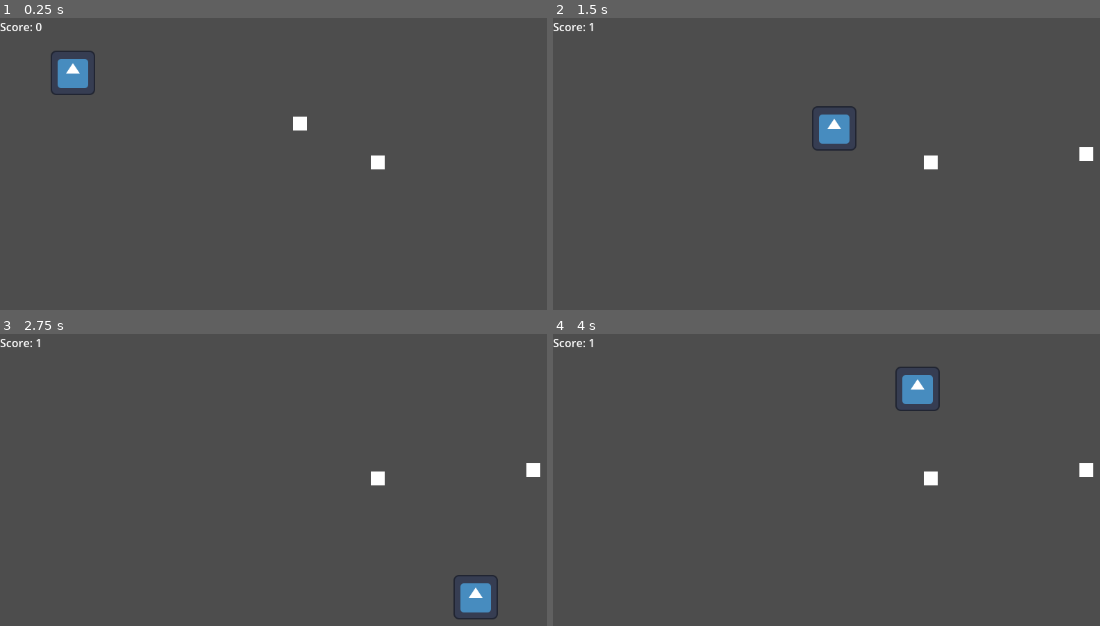
Above: before the commit, frames 1-4 (two rows, left to right).
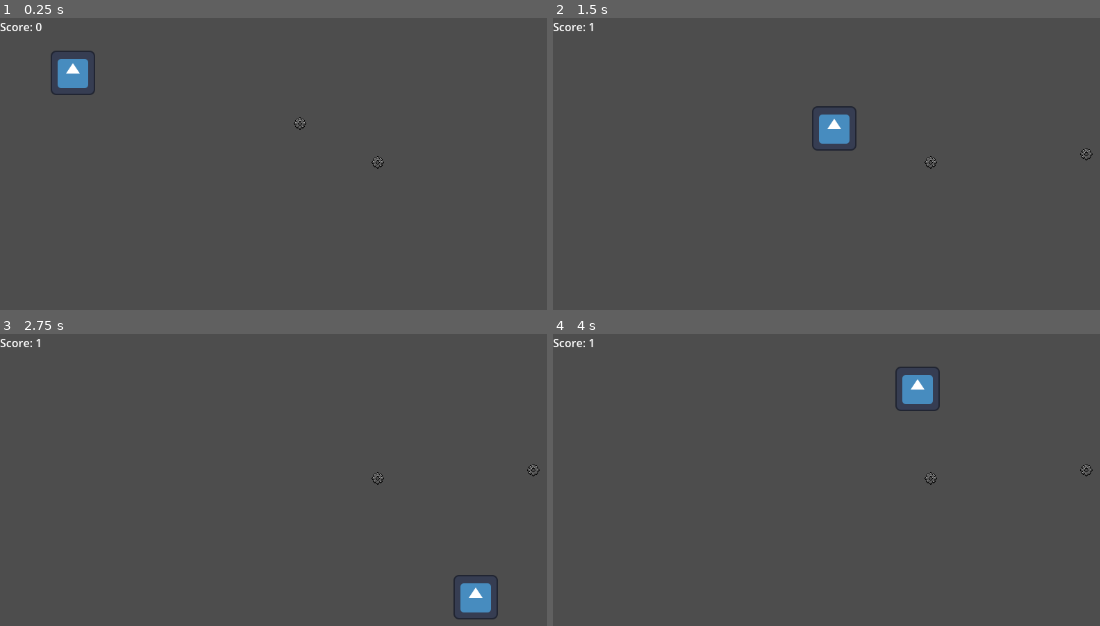
Above: after the commit, the same moments.

Repository: DoveDebug/go-vs-dot
Game: Godot game, scene res://scenes/main.tscn
Same seed, same stepped clock (60 frames per second), same inputs: the game is played once before the commit and once after it. The engine's default icon, where the game draws it, is replaced by a stand-in: a white triangle on a blue panel in a dark square.
Inputs:
- Up to frame 1 (0.25 s): no input
- Up to frame 2 (1.5 s): tap Enter at 0.5 s; hold D (move_right) 0.53-1.28 s; hold S (move_down) from 1.28 s (still down)
- Up to frame 3 (2.75 s): release S (move_down) at 2.03 s; hold D (move_right) from 2.03 s (still down)
- Up to frame 4 (4 s): release D (move_right) at 2.78 s; hold W (move_up) 2.78-3.53 s; hold A (move_left) from 3.53 s (still down)

The runs differ from the first frame. In frame 1, 0.3% of the frame differs, in the area x 53-71%, y 33-53%; in frame 2, 0.3%; in frame 3, 0.3%; in frame 4, 0.3%.

Commit message:
Added first graphics to dot and bad_dot
changed from canvasitem to compressed2D, changed interpolation to nearest, sprites successfully implemented.

Diff:
--- a/scenes/bad_dot.tscn
+++ b/scenes/bad_dot.tscn
@@ -1,12 +1,9 @@
-[gd_scene load_steps=6 format=3 uid="uid://cf3g10mbm18ya"]
+[gd_scene load_steps=5 format=3 uid="uid://cf3g10mbm18ya"]
 
 [ext_resource type="Script" uid="uid://c675rcooqyb8b" path="res://scripts/bad_dot.gd" id="1_20yq7"]
-[ext_resource type="Texture2D" uid="uid://ccx21nphlie3y" path="res://assets/icon.svg" id="2_qg6iy"]
+[ext_resource type="Texture2D" uid="uid://durqvn50xq23a" path="res://scenes/BadDot.png" id="2_20yq7"]
 
 [sub_resource type="PhysicsMaterial" id="PhysicsMaterial_swi4y"]
-
-[sub_resource type="CanvasTexture" id="CanvasTexture_pnrtl"]
-normal_texture = ExtResource("2_qg6iy")
 
 [sub_resource type="RectangleShape2D" id="RectangleShape2D_ypqmy"]
 
@@ -18,8 +15,8 @@
 
 [node name="Bad_dotColor" type="Sprite2D" parent="."]
 modulate = Color(0.66528076, 0, 0.18548375, 1)
-scale = Vector2(20, 20)
-texture = SubResource("CanvasTexture_pnrtl")
+texture_filter = 1
+texture = ExtResource("2_20yq7")
 
 [node name="Bad_dot_collision" type="CollisionShape2D" parent="."]
 shape = SubResource("RectangleShape2D_ypqmy")
--- a/scenes/dot.tscn
+++ b/scenes/dot.tscn
@@ -1,14 +1,9 @@
-[gd_scene load_steps=6 format=3 uid="uid://0d5wb838mpvy"]
+[gd_scene load_steps=5 format=3 uid="uid://0d5wb838mpvy"]
 
 [ext_resource type="Script" uid="uid://drpy3djtygtbq" path="res://scripts/dot.gd" id="1_c4igg"]
+[ext_resource type="Texture2D" uid="uid://begtmmn4x2jht" path="res://scenes/GearIcon.png" id="2_1c7to"]
 
 [sub_resource type="PhysicsMaterial" id="PhysicsMaterial_swi4y"]
-
-[sub_resource type="Texture2DRD" id="Texture2DRD_yc5i5"]
-
-[sub_resource type="CanvasTexture" id="CanvasTexture_yjt17"]
-specular_texture = SubResource("Texture2DRD_yc5i5")
-specular_color = Color(0.40142885, 0.9999997, 0.82131547, 1)
 
 [sub_resource type="RectangleShape2D" id="RectangleShape2D_ypqmy"]
 
@@ -19,8 +14,8 @@
 script = ExtResource("1_c4igg")
 
 [node name="DotColor" type="Sprite2D" parent="."]
-scale = Vector2(20, 20)
-texture = SubResource("CanvasTexture_yjt17")
+texture_filter = 1
+texture = ExtResource("2_1c7to")
 
 [node name="DotCollision" type="CollisionShape2D" parent="."]
 shape = SubResource("RectangleShape2D_ypqmy")
Binary file added: assets/Graphics/BadDot.png
Not shown, added: assets/Graphics/BadDot.png.import
Binary file added: assets/Graphics/GearIcon.png
Not shown, added: assets/Graphics/GearIcon.png.import
Binary file added: scenes/BadDot.png
Not shown, added: scenes/BadDot.png.import
Binary file added: scenes/GearIcon.png
Not shown, added: scenes/GearIcon.png.import
